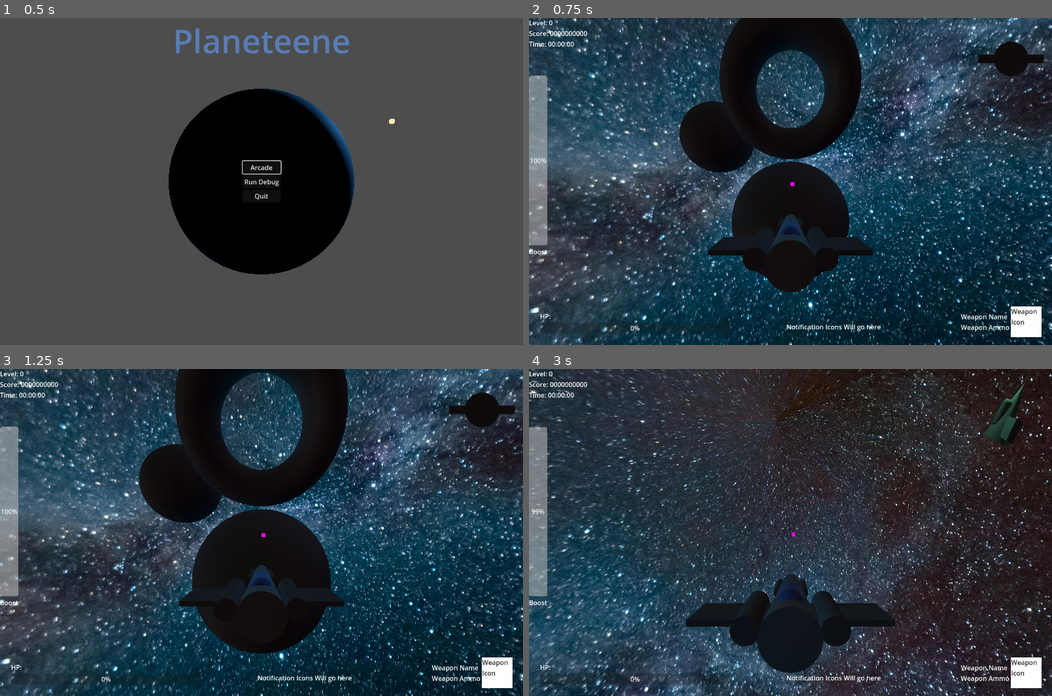
Above: before the commit, frames 1-4 (two rows, left to right).
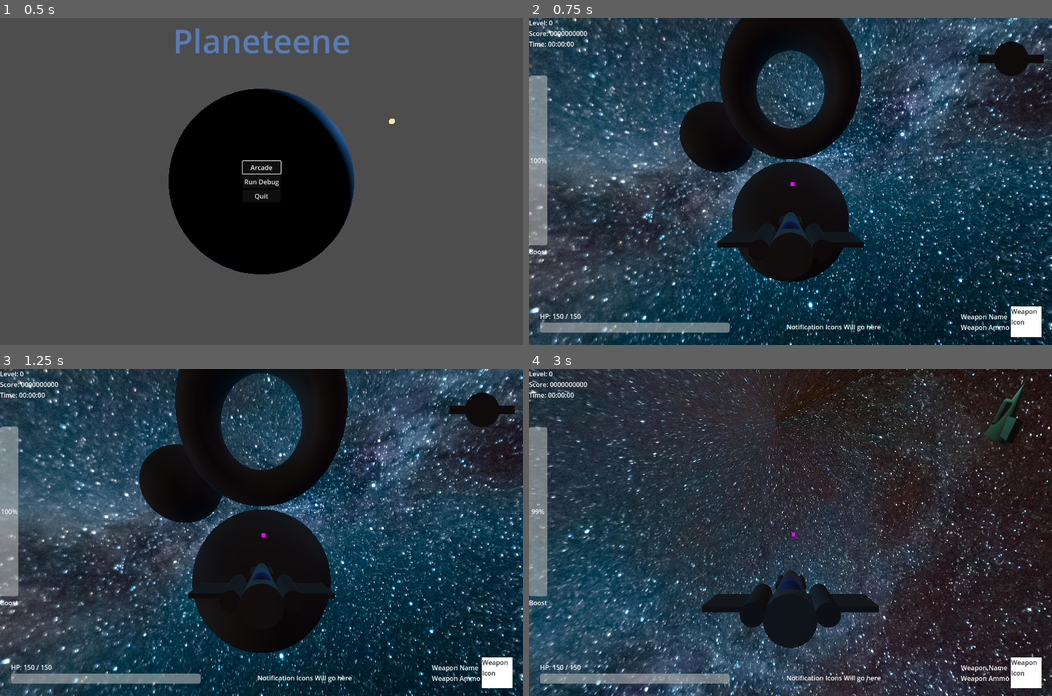
Above: after the commit, the same moments.

Repository: WilliamAalund/TAGD-Game-Jam-Fall-2024
Game: Godot game, scene res://Code/PrimaryScenes/Main/Main.tscn
Two runs of this game, one before a commit and one after it. Both use one fixed random seed, a clock stepped at 60 frames per second and the inputs below.
Inputs (mouse positions are in pixels of both pictures, inside the frame that each line leads up to):
- Up to frame 1 (0.5 s): no input
- Up to frame 2 (0.75 s): click "Arcade" at 0.5 s
- Up to frame 3 (1.25 s): no input
- Up to frame 4 (3 s): move the mouse to (905, 516) at 1.27 s; hold D (debug_right) 1.28-2.03 s; hold Shift (boost) 1.28-2.03 s; move the mouse to (685, 548) at 2.02 s; hold S (debug_down) 2.03-2.78 s; tap F (break) at 2.1 s; move the mouse to (842, 460) at 2.77 s; hold D (debug_right) from 2.78 s (still down); hold Right mouse button (focus) from 2.78 s (still down)

Frame 1 is identical in both runs. In frame 2, 2.2% of the frame differs, in the area x 2-66%, y 0-97%; in frame 3, 1.8%; in frame 4, 4.5%, in the area x 2-70%, y 61-97%.

Commit message:
Added CoreStatsManager component, began HP implementation into game

Diff:
--- /dev/null
+++ b/Game/Code/Entities/Player/v1/CoreStatsManager.tscn
@@ -0,0 +1,6 @@
+[gd_scene load_steps=2 format=3 uid="uid://cwuqqftk7pvtn"]
+
+[ext_resource type="Script" path="res://Code/Scripts/Non Globals/stats.gd" id="1_cmr0u"]
+
+[node name="CoreStatsManager" type="Node3D"]
+script = ExtResource("1_cmr0u")
--- a/Game/Code/Entities/Player/v1/Player.tscn
+++ b/Game/Code/Entities/Player/v1/Player.tscn
@@ -1,10 +1,11 @@
-[gd_scene load_steps=6 format=3 uid="uid://cue5suxaxwn1t"]
+[gd_scene load_steps=7 format=3 uid="uid://cue5suxaxwn1t"]
 
 [ext_resource type="Script" path="res://Code/Scripts/Non Globals/Player.gd" id="1_h3sec"]
 [ext_resource type="PackedScene" uid="uid://2fpkavmcoexg" path="res://Code/Entities/Player/v1/Ship.tscn" id="2_ijeku"]
 [ext_resource type="PackedScene" uid="uid://ci4vcaiif0ff2" path="res://Code/Entities/Player/v1/ShipCamera.tscn" id="3_8kkb1"]
 [ext_resource type="PackedScene" uid="uid://bsd6fwc36gynx" path="res://Code/Entities/Player/v1/ProjectileHandler.tscn" id="4_l1hh6"]
 [ext_resource type="PackedScene" uid="uid://mwdnu3g0yeef" path="res://Code/Entities/Player/v1/PlayAreaSeeker.tscn" id="5_u7qfv"]
+[ext_resource type="PackedScene" uid="uid://cwuqqftk7pvtn" path="res://Code/Entities/Player/v1/CoreStatsManager.tscn" id="6_ng4yd"]
 
 [node name="Player" type="Node3D"]
 script = ExtResource("1_h3sec")
@@ -18,6 +19,10 @@
 
 [node name="ProjectileHandler" parent="." instance=ExtResource("4_l1hh6")]
 
+[node name="CoreStatsManager" parent="." instance=ExtResource("6_ng4yd")]
+
 [connection signal="new_player_data_packet" from="." to="Ship/PlayAreaSeeker" method="_on_player_new_player_data_packet"]
 [connection signal="new_player_data_packet" from="." to="ShipCamera" method="_on_player_new_player_data_packet"]
 [connection signal="new_player_data_packet" from="." to="ProjectileHandler" method="_on_player_new_player_data_packet"]
+[connection signal="ship_scraping_against_surface" from="Ship" to="CoreStatsManager" method="_on_ship_ship_scraping_against_surface"]
+[connection signal="player_HP_depleted" from="CoreStatsManager" to="." method="_on_core_stats_manager_player_hp_depleted"]
--- a/Game/Code/Scripts/Non Globals/InGame.gd
+++ b/Game/Code/Scripts/Non Globals/InGame.gd
@@ -3,6 +3,8 @@
 @onready var boost_bar = $VBoxContainer/Boost
 @onready var ship_model = $ShipBasisRect/SubViewport/MiniShipModel/Ship
 @onready var crosshair = $Crosshair
+@onready var health = $MarginContainer2/VBoxContainer/Health
+@onready var health_label = $MarginContainer2/VBoxContainer/Label
 
 # Called when the node enters the scene tree for the first time.
 func _ready():
@@ -18,3 +20,6 @@
 	boost_bar.value = packet["boost_energy"]
 	ship_model.basis = packet["ship_basis"]
 	crosshair.position = packet["crosshair_position_2d"]
+	health_label.text = "HP: " + str(packet["HP"]) + " / " + str(packet["maximum_HP"])
+	health.value = packet["HP"]
+	health.max_value = packet["maximum_HP"]
--- a/Game/Code/Scripts/Non Globals/Player.gd
+++ b/Game/Code/Scripts/Non Globals/Player.gd
@@ -1,9 +1,11 @@
 extends Node3D
 
 signal new_player_data_packet(packet)
+signal player_destroyed
 
 @onready var player_ship = $Ship
 @onready var camera = $ShipCamera
+@onready var stats = $CoreStatsManager
 
 var player_data_packet = {"global_pos": Vector3(), "velocity": Vector3(), "direction": Vector3()}
 
@@ -29,7 +31,12 @@
 	player_data_packet["crosshair_position_2d"] = crosshair_position_2d
 	player_data_packet["player_3d_crosshair_position"] = player_ship.get_3d_crosshair_position()
 	player_data_packet["left_playable_space"] = player_ship.left_playable_space
-	# Example alteration: Add a timestamp or any other relevant data.
-	#player_data_packet["timestamp"] = OS.get_
+	player_data_packet["HP"] = stats.HP
+	player_data_packet["maximum_HP"] = stats.maximum_HP
+
 	# Further alterations can be done here based on game logic.
 	emit_signal("new_player_data_packet", player_data_packet)
+
+
+func _on_core_stats_manager_player_hp_depleted() -> void:
+	player_destroyed.emit()
--- a/Game/Code/Scripts/Non Globals/PlayerShip.gd
+++ b/Game/Code/Scripts/Non Globals/PlayerShip.gd
@@ -3,6 +3,7 @@
 
 signal ship_left_play_space
 signal ship_entered_play_space
+signal ship_scraping_against_surface
 
 @export var debug_freeze_ship_position = false
 
@@ -37,8 +38,6 @@
 
 
 func _process(delta):
-	#if self.get_slide_collision_count() > 0:
-	#	Input.start_joy_vibration(0,0.2,0.2,0.1)
 	if Input.is_action_pressed("focus"):
 		max_net_input = 0.5
 	else:
@@ -51,6 +50,9 @@
 	apply_cumulative_rotation(delta)
 
 func _physics_process(delta):
+	if self.get_slide_collision_count() > 0:
+		Input.start_joy_vibration(0,0.3,0.3,0.1)
+		ship_scraping_against_surface.emit()
 	# Handling movement of the character body
 	# Adjust travel speed based on user inputs
 	adjust_travel_speed_based_on_input(delta)
--- a/Game/Code/Scripts/Non Globals/ShipCamera.gd
+++ b/Game/Code/Scripts/Non Globals/ShipCamera.gd
@@ -42,4 +42,4 @@
 func _on_player_new_player_data_packet(packet):
 	self.global_position = packet["global_pos"]
 	target_basis = packet["ship_basis"]
-	spring_arm.spring_length = 4.2 + packet["velocity"].length() / 300
+	spring_arm.spring_length = 4.2 + packet["velocity"].length() / 80
--- /dev/null
+++ b/Game/Code/Scripts/Non Globals/stats.gd
@@ -0,0 +1,62 @@
+extends Node3D
+
+signal player_HP_depleted
+
+@export var HP = 150
+@export var maximum_HP = 150
+@export var shield = 0
+@export var maximum_shield = 0
+@export var scrap = 0
+@export var HP_depleted = false
+@export var infinite_scrap = false
+
+func get_health():
+	return HP
+func get_maximum_health():
+	return maximum_HP
+func get_scrap():
+	return scrap
+func attempt_purchase(scrap_price: int) -> bool:
+	if infinite_scrap:
+		return true
+	if scrap < scrap_price:
+		return false
+	else:
+		scrap -= scrap_price
+		return true
+func inflict_damage(amount: int, damage_type):
+	if damage_type == "scrape" and scrape_current_invincibility_frames == 0:
+		HP -= amount
+		scrape_current_invincibility_frames = SCRAPE_INVINCIBILITY_FRAMES
+	else:
+		print("Damage type not implemented")
+	if HP < 0: # Death will be taken care of in process loop
+		HP = 0
+
+
+const SCRAPE_INVINCIBILITY_FRAMES = 4
+var scrape_current_invincibility_frames = 0
+
+func decrement_invincibility_frames():
+	if scrape_current_invincibility_frames > 0:
+		scrape_current_invincibility_frames -= 1
+
+
+# Called when the node enters the scene tree for the first time.
+func _ready() -> void:
+	pass # Replace with function body.
+
+
+# Called every frame. 'delta' is the elapsed time since the previous frame.
+func _process(delta: float) -> void:
+	if HP <= 0:
+		HP = 0
+		HP_depleted = true
+	if HP_depleted == true:
+		player_HP_depleted.emit()
+
+func _physics_process(delta: float) -> void:
+	decrement_invincibility_frames()
+
+func _on_ship_ship_scraping_against_surface() -> void:
+	inflict_damage(2, "scrape")
--- a/Game/Code/UI/InGame.tscn
+++ b/Game/Code/UI/InGame.tscn
@@ -59,7 +59,9 @@
 text = "HP:"
 
 [node name="Health" type="ProgressBar" parent="MarginContainer2/VBoxContainer"]
-layout_mode = 2
+custom_minimum_size = Vector2(0, 25)
+layout_mode = 2
+show_percentage = false
 
 [node name="ShipBasisRect" type="TextureRect" parent="."]
 layout_mode = 1
Not shown, changed: Exports/StarfighterinTraining.pck
